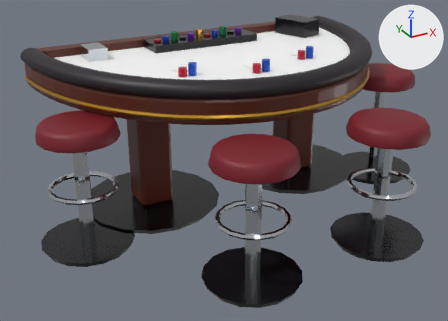
One commit to the Blender file v2/assets/sources/table-uth.blend: the scene before it, then after it.
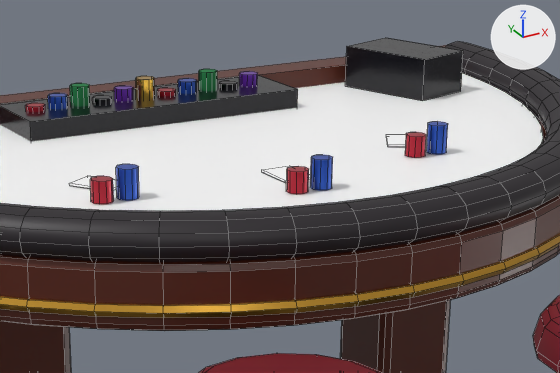
Old and new are each drawn whole from a camera (50 mm lens) standing at (-0.55, -3.54, 1.56) and looking at (0.83, -1.03, 0.3) and again close up on the part from 32% to 79% of the width and 0% to 44% of the height. Lighting does not change. The marker at upper right points along +X, +Y and +Z. The last two pictures show the newer version. The close-ups show mesh edges as thin lines. Objects named as collision shapes, trigger or cutter boxes, shadow casters or lower levels of detail are left out.

Before the edit, the objects in view are built like this:
```python
me_table_uth_lod0_001 = bpy.data.meshes.new('table-uth_lod0.001')
me_table_uth_lod0_001.from_pydata(...)  # 3924 vertices, 1900 faces; spans x -0.1..2.1, y -1.83..-0.3, z 0.0..0.85
me_table_uth_lod0_001.materials.append(mat_blackgloss)  # black #14141a
me_table_uth_lod0_001.materials.append(mat_mahogany)  # brown #5a2414
me_table_uth_lod0_001.materials.append(mat_decal_uthfelt)  # white #ffffff
me_table_uth_lod0_001.materials.append(mat_leatherblack)  # black #221c22
me_table_uth_lod0_001.materials.append(mat_brass)  # orange #d9a441
me_table_uth_lod0_001.materials.append(mat_cabinetred)  # red #b3172f
me_table_uth_lod0_001.materials.append(mat_cabinetblue)  # blue #1d4fb8
me_table_uth_lod0_001.materials.append(mat_feltgreen)  # dark green #1a7a42
me_table_uth_lod0_001.materials.append(mat_cabinetpurple)  # purple #6a2bb0
me_table_uth_lod0_001.materials.append(mat_gold)  # yellow #f2c14e
me_table_uth_lod0_001.materials.append(mat_chrome)  # light grey #d8dde3
me_table_uth_lod0_001.materials.append(mat_white)  # white #ffffff
me_table_uth_lod0_001.materials.append(mat_leatherred)  # dark red #7a1424
ob_table_uth_lod0 = bpy.data.objects.new('table-uth_lod0', me_table_uth_lod0_001)
ob_table_uth_lod0.parent = ob_lod0
ob_table_uth_lod0.location = (0.0, 0.0, 0.0)
```
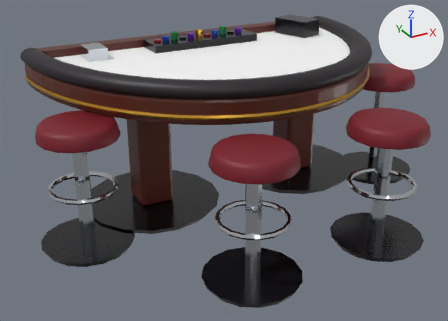
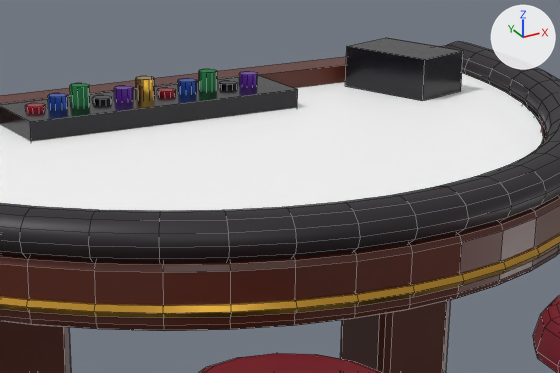
Changed parts and their boxes (x1, y1, x2, y2) in the close-ups (560 x 373 px):
part 1 of me_table_uth_lod0_001, deleted: before (69, 121, 448, 204)

The change, as a list of edits to the scene's bpy script:
```text
Change me_table_uth_lod0_001:
    used by ob_table_uth_lod0; parent = ob_lod0; location = (0.0, 0.0, 0.0)
    remove me_table_uth_lod0_001.from_pydata(...)  # 3924 vertices, 1900 faces; spans x -0.1..2.1, y -1.83..-0.3, z 0.0..0.85
    add me_table_uth_lod0_001.from_pydata(...)  # 3612 vertices, 1810 faces; spans x -0.1..2.1, y -1.83..-0.3, z 0.0..0.85
    me_table_uth_lod0_001 part 1: 36 loose pieces with 312 vertices, spanning x 0.61..1.38, y -1.14..-0.86, z 0.76..0.82, are deleted
    remove me_table_uth_lod0_001.materials.append(mat_white)  # white #ffffff
```
